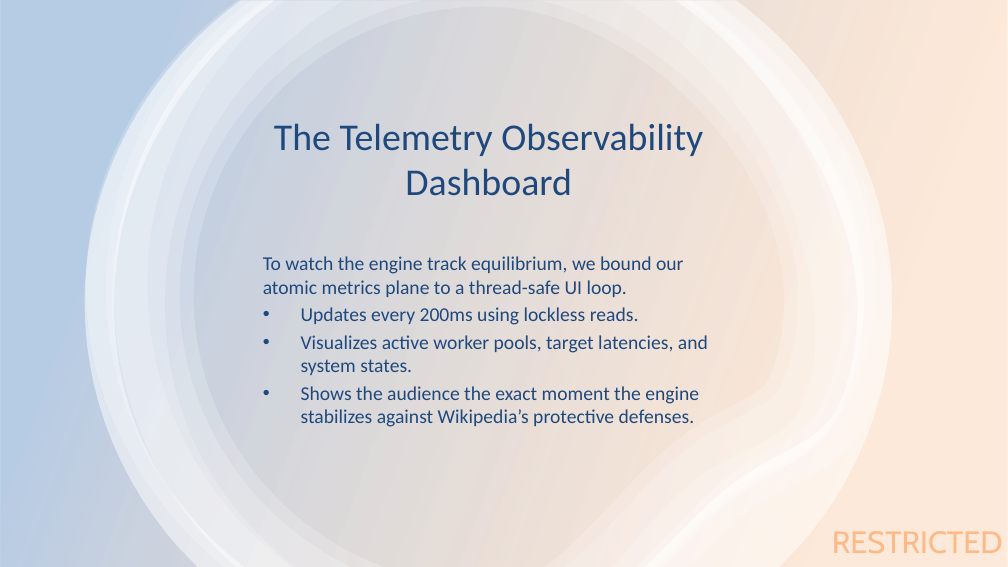
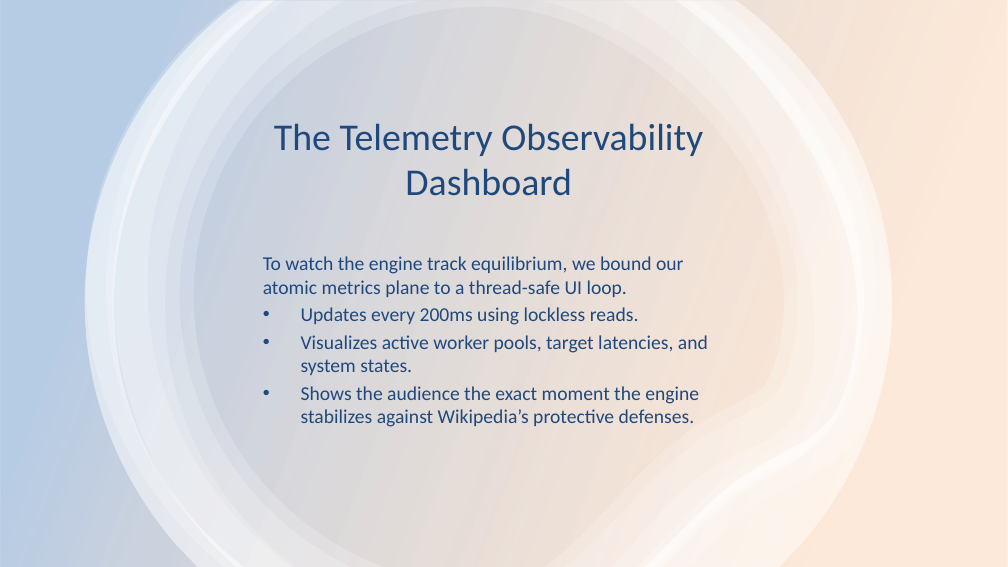
Before and after one commit to caseylmanus/workerpool, a slide deck: slide 15 of presentation.pptx. Drawn at 1008x567 pixels with LibreOffice and Linux fonts; fonts in the diff are those of the drawing. Boxes give left, top, right and bottom in pixels: in the first picture for what was removed or moved away, otherwise in the second. Text is boxed around its words. In the diff, an @@ line names an element or a change of style, - is before the commit and + after.

```diff
--- a/presentation.pptx
+++ b/presentation.pptx
@@ text removed at (x1=832, y1=531, x2=1003, y2=553) @@
-RESTRICTED
```
Also in this commit, not shown: 15 other slides changed.
